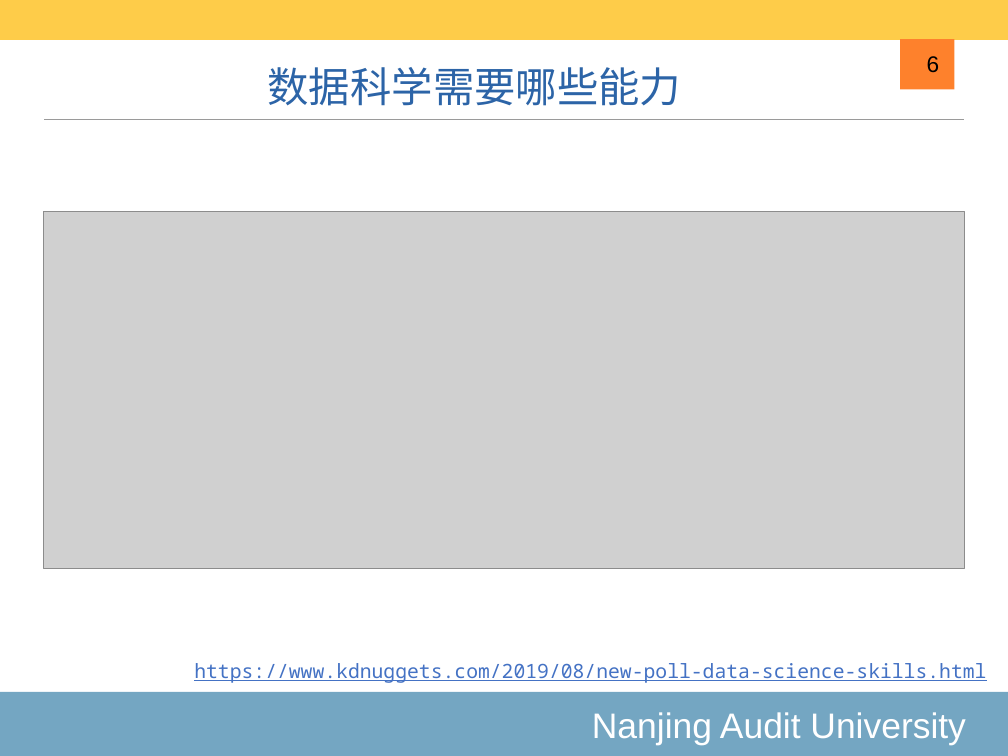
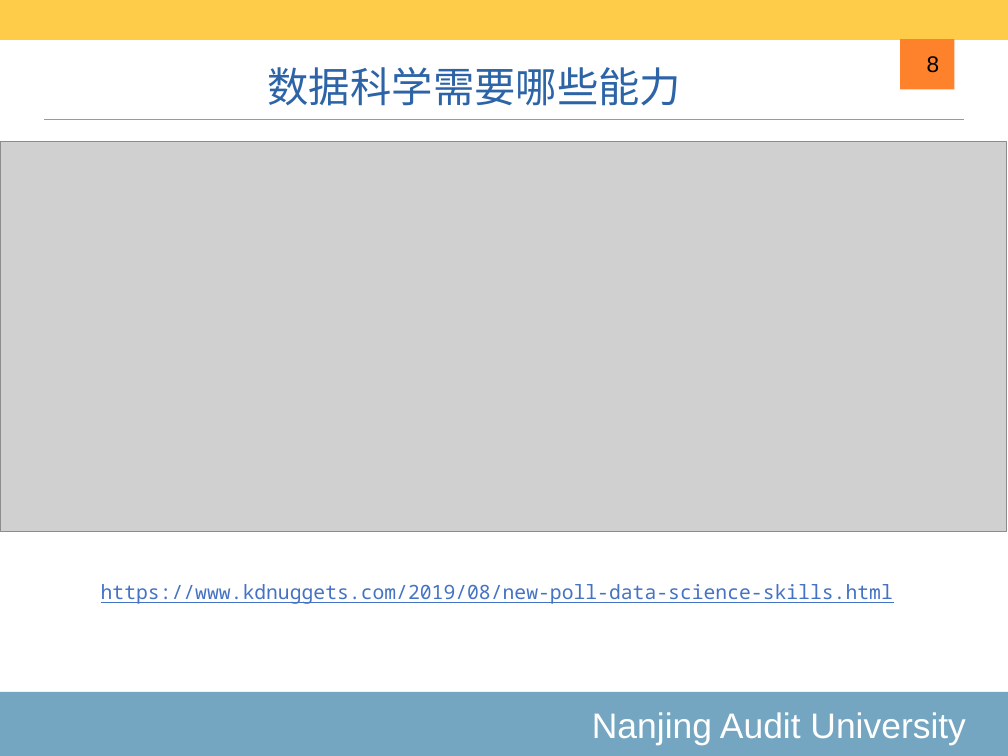
Before and after one commit to exoplanetX/DataAnalytics, a slide deck: slide 8 of 2020-1-绪论.pptx (slide 6 before the commit). Drawn at 1008x756 pixels with LibreOffice and Linux fonts; fonts in the diff are those of the drawing; grey boxes stand for pictures. Boxes give left, top, right and bottom in pixels: in the first picture for what was removed or moved away, otherwise in the second. Text is boxed around its words. In the diff, an @@ line names an element or a change of style, - is before the commit and + after.

```diff
--- a/2020-1-绪论.pptx
+++ b/2020-1-绪论.pptx
@@ page number at (x1=927, y1=56, x2=940, y2=73): text changed @@
-6
+8
@@ picture resized from (x1=43, y1=212, x2=965, y2=569) to (x1=0, y1=142, x2=1007, y2=531) @@
@@ text "https://www.kdnuggets.com/2019/08/new-poll-data-science-skil ..." moved from (x1=194, y1=663, x2=986, y2=683) to (x1=101, y1=584, x2=893, y2=604) @@
```
Also in this commit, not shown: 9 other slides changed, 2 slides added, 2 other files.
